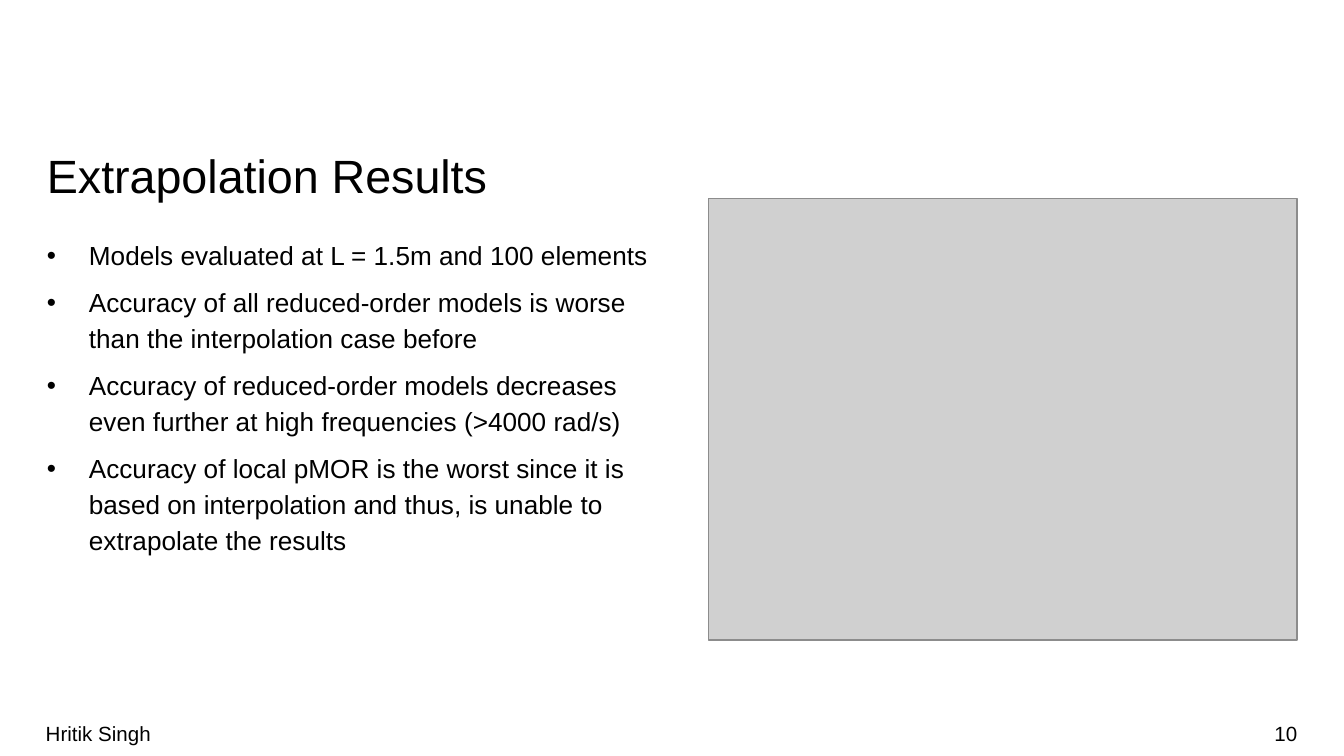
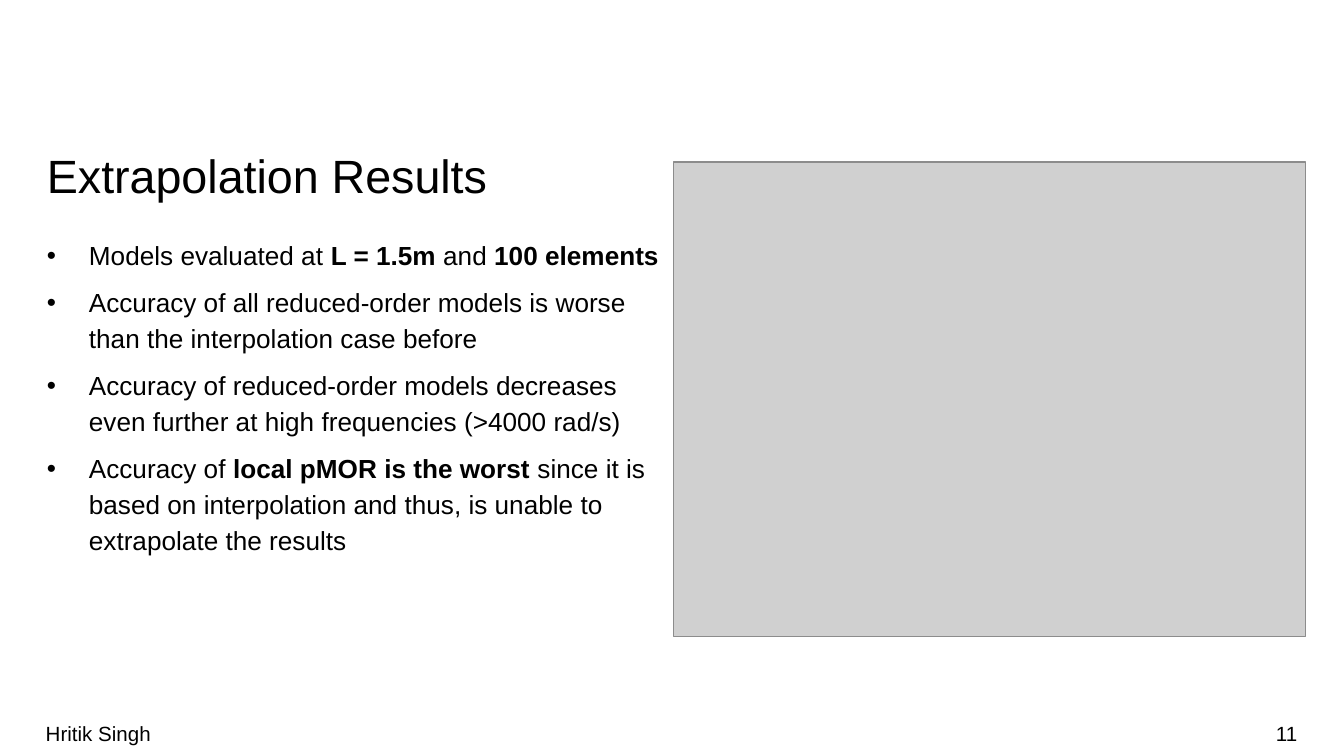
Before and after one commit to R-SMP/Global_Local_pMOR, a slide deck: slide 11 of pMOR.pptx (slide 10 before the commit). Drawn at 1344x756 pixels with LibreOffice and Linux fonts; fonts in the diff are those of the drawing; grey boxes stand for pictures; background and template pictures are left out. Boxes give left, top, right and bottom in pixels: in the first picture for what was removed or moved away, otherwise in the second. Text is boxed around its words. In the diff, an @@ line names an element or a change of style, - is before the commit and + after.

```diff
--- a/pMOR.pptx
+++ b/pMOR.pptx
@@ picture: place and size @@
-picture at [708,199,1297,640]
+picture at [673,163,1306,637]
@@ text at [89,246,658,555]: bold on in "L = 1.5m 100 elements", "local pMOR is the worst" @@
@@ page number at [1276,727,1297,741]: text changed @@
-10
+11
```
Also in this commit, not shown: 8 other slides changed, 1 slide added, 4 other files.
